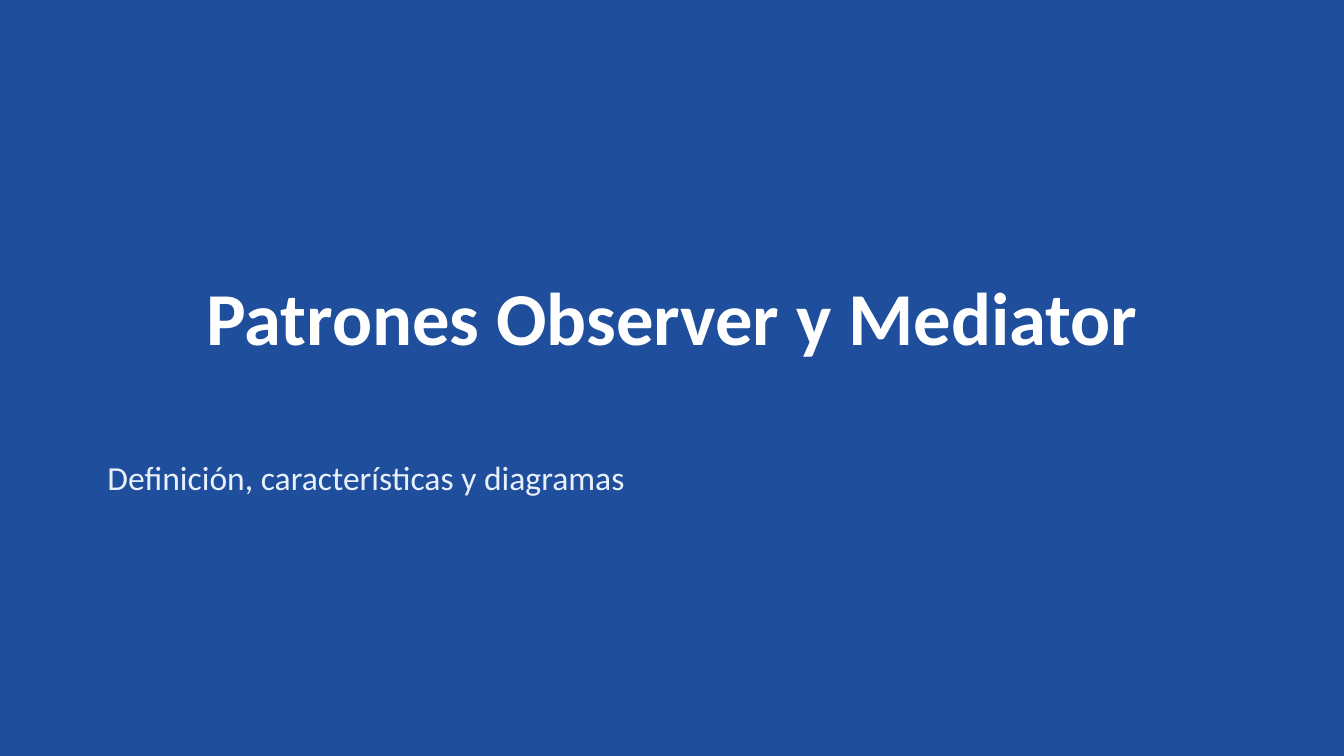
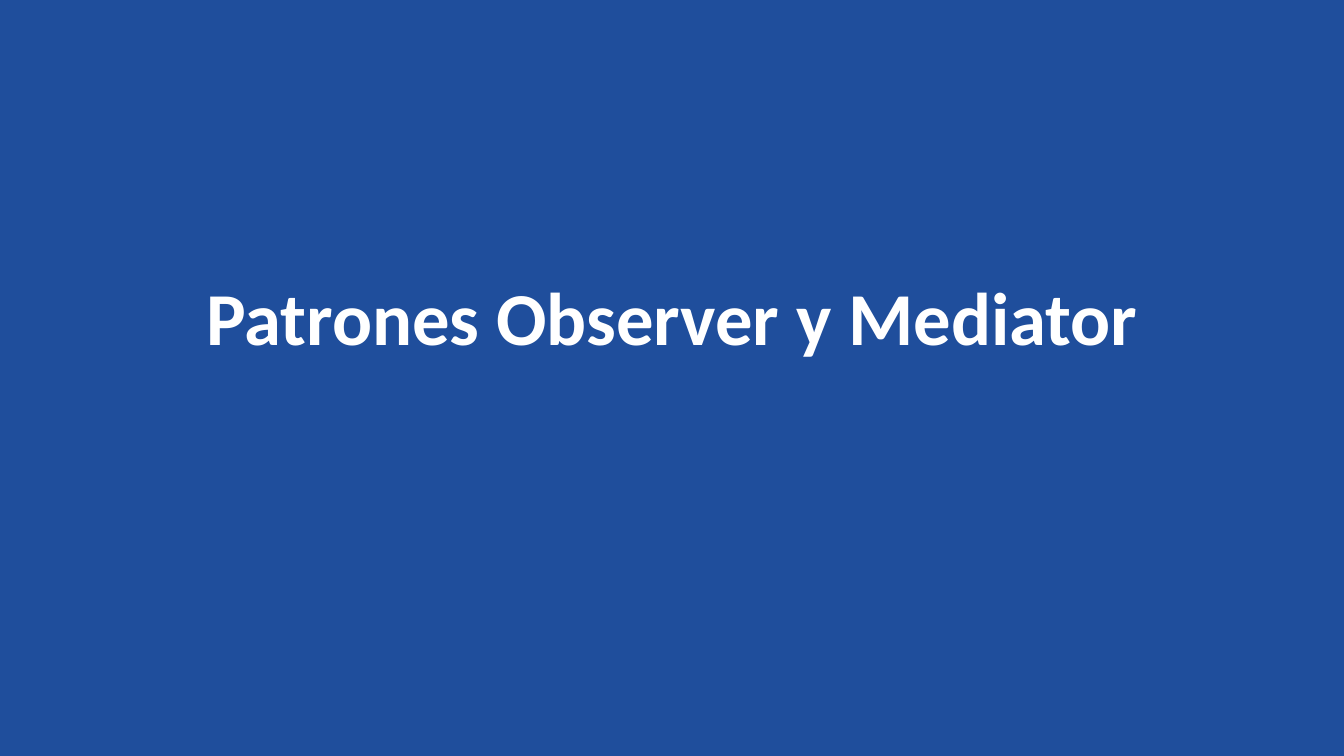
Before and after one commit to BrandonDuv033/Arquitectura-Orientada-a-Servicios-SOA-PatronesS, a slide deck: slide 5 of SOA_Observer_Mediator_estructura_separada.pptx. Drawn at 1344x756 pixels with LibreOffice and Linux fonts; fonts in the diff are those of the drawing. Boxes give left, top, right and bottom in pixels: in the first picture for what was removed or moved away, otherwise in the second. Text is boxed around its words. In the diff, an @@ line names an element or a change of style, - is before the commit and + after.

Commit message:
feat/ se añadieron los puntos 1, 2 y 3 de SOA y PatronesDiseño

```diff
--- a/SOA_Observer_Mediator_estructura_separada.pptx
+++ b/SOA_Observer_Mediator_estructura_separada.pptx
@@ text removed at [107, 466, 624, 496] @@
-Definición, características y diagramas
```
Also in this commit, not shown: 1 slide added, 1 slide removed.
